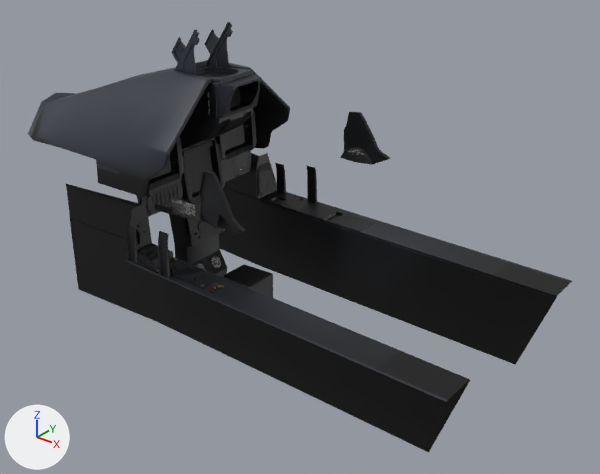
The FBX model Assets/Models/Aircraft/Interior/panel.fbx, before and after one commit.
One viewpoint serves both versions: a 50 mm lens placed at (-1.57, -1.88, 0.63), pointed at (-3.11, 0.05, -0.56). Lighting does not change. The marker at lower left points along +X, +Y and +Z. Where no turn or scale is listed for an object, it has been applied to the vertices.

Objects in the first picture: 'panel.board_asymetric', 'panel.board_symetric', 'panel.casquette', 'panel.hud', 'panel.sideparts'.
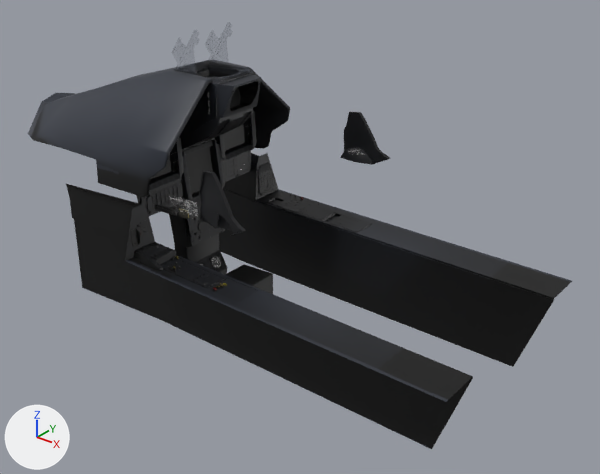
Edits to the bpy script that builds the scene:
```text
Change img_panel_hud_png:
    img_panel_hud_png: load_image('panel.hud.png', 'panel.hud.png', 512, 512, 'sRGB') -> load_image('panel.hud.png', 'panel.hud.png', 512, 512, 'Non-Color')
Change mat_panel_board_asymetric_005:
    add n3 = _N.new('ShaderNodeTexImage'); n3.name = 'Image Texture.001'
    add n3.image = img_panel_hud_png
    where n0 = _N.new('ShaderNodeBsdfPrincipled'); n0.name = 'Principled BSDF'
    add _L.new(n3.outputs[0], n0.inputs[4])  # 'Color' to 'Alpha'
Change me_panel_sideparts_mesh:
    where me_panel_sideparts_mesh.from_pydata(...)  # 1053 vertices, 964 faces; spans x 0.366..0.869, y -0.376..0.377, z -0.413..-0.021
    used by ob_panel_sideparts; location = (-3.848, 0.0, -0.19)
    me_panel_sideparts_mesh part 1: the loose piece of 24 vertices spanning x 0.366..0.405, y 0.357..0.377, z -0.41..-0.291 is deleted
    me_panel_sideparts_mesh part 2: the loose piece of 24 vertices spanning x 0.515..0.553, y -0.376..-0.356, z -0.413..-0.267 is deleted
    me_panel_sideparts_mesh part 3: the loose piece of 24 vertices spanning x 0.515..0.553, y 0.357..0.377, z -0.413..-0.267 is deleted
    me_panel_sideparts_mesh part 4: the loose piece of 24 vertices spanning x 0.366..0.405, y -0.376..-0.356, z -0.41..-0.291 is deleted
Change me_panel_board_symetric_mesh:
    where me_panel_board_symetric_mesh.from_pydata(...)  # 3797 vertices, 3515 faces; spans x -0.01..1.56, y -0.39..0.39, z -0.69..0.13
    used by ob_panel_board_symetric; location = (-3.873, 0.0, -0.19)
    me_panel_board_symetric_mesh part 5: the whole mesh is scaled about its middle by (1, 0.972, 1)
```

What differs and where, as boxes (x1, y1, x2, y2) in the pictures (600 x 474 px; the box of a moved part takes in the faces that stretch with it):
'panel.board_symetric', mesh rescaled
    before: (66, 73, 572, 452)
    after: (66, 70, 572, 449)
'panel.sideparts', reshaped (28% narrower, 26% shorter)
    before: (126, 112, 390, 278)
    after: (199, 112, 390, 235)
'panel.hud', surface changed
    both: (171, 22, 250, 83)
part 1 of me_panel_sideparts_mesh, deleted
    before: (275, 162, 286, 193)
part 2 of me_panel_sideparts_mesh, deleted (black)
    before: (158, 231, 170, 278)
part 3 of me_panel_sideparts_mesh, deleted
    before: (306, 165, 317, 203)
part 4 of me_panel_sideparts_mesh, deleted
    before: (126, 225, 137, 264)
part 5 of me_panel_board_symetric_mesh, moved or reshaped
    before: (66, 176, 559, 452)
    after: (66, 176, 559, 449)
